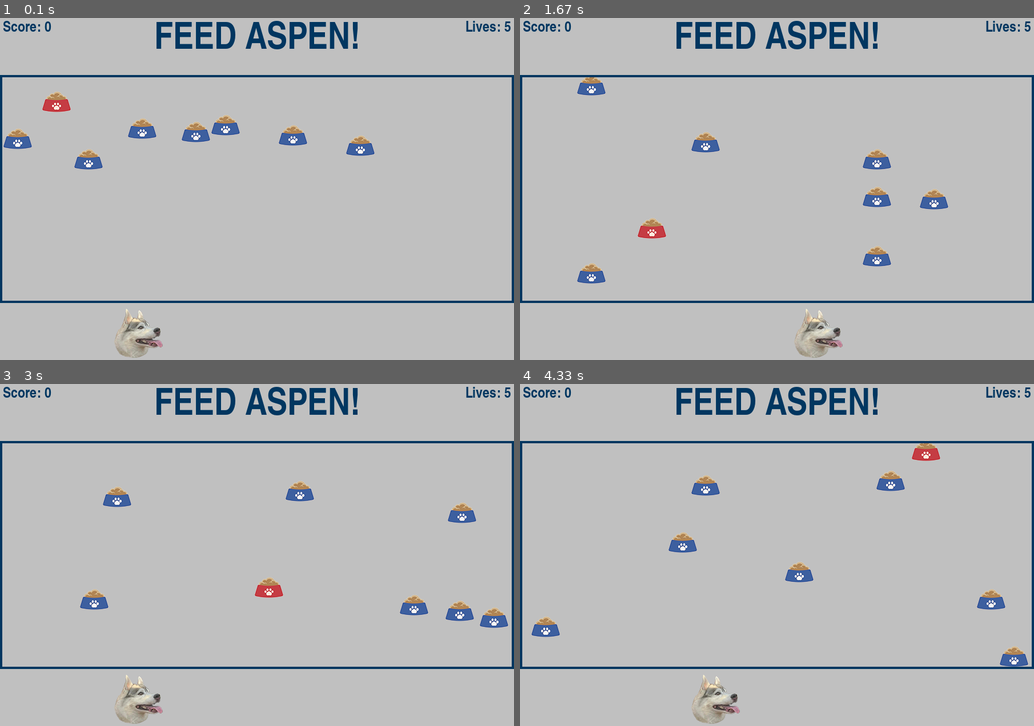
Above: before the commit, frames 1-4 (two rows, left to right).
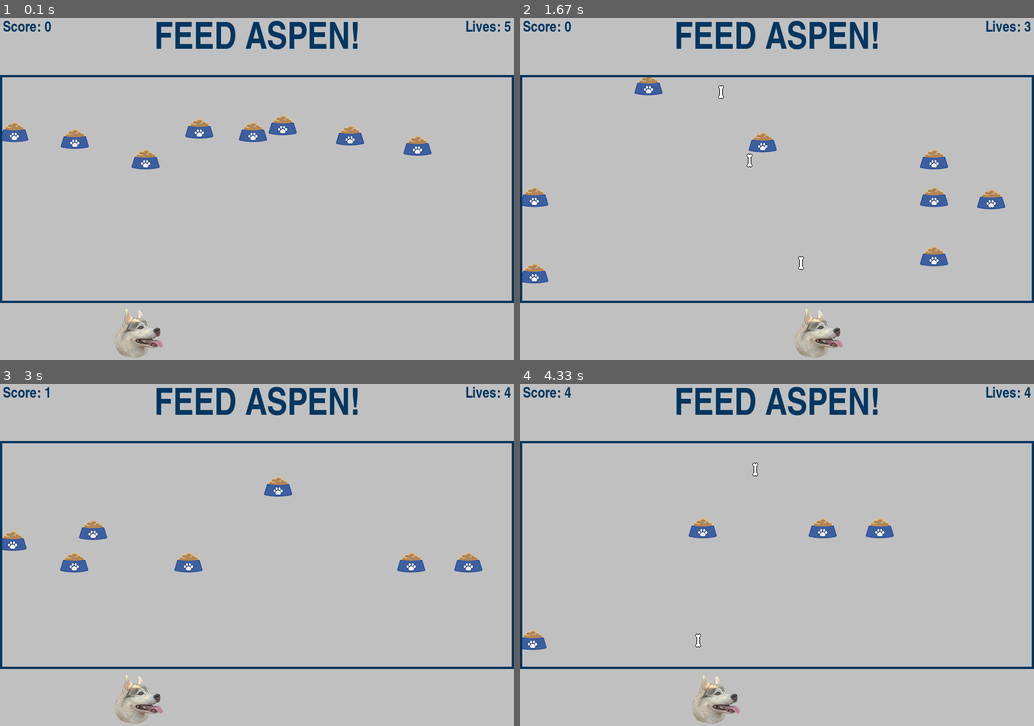
Above: after the commit, the same moments.

Repository: flatplanet/PyGame-Youtube-Tutorial
Game: pygame game, started from aspen_shoot.py
Same seed, same stepped clock (60 frames per second), same inputs: the game is played once before the commit and once after it.
Inputs:
- Up to frame 1 (0.1 s): no input
- Up to frame 2 (1.67 s): tap Space at 0.33, 0.73, 1.03, 1.23, 1.53 s; hold Right 0.67-1.13 s; hold Right 1.17-1.63 s
- Up to frame 3 (3 s): hold Left 1.67-2.2 s; tap Space at 1.73, 2.03, 2.3, 2.6 s; hold Left 2.23-2.63 s; tap Enter at 2.67 s
- Up to frame 4 (4.33 s): hold Right 3-3.63 s; tap Space at 3.07, 3.37, 3.73, 4.03, 4.23 s; hold Left 3.67-4.13 s; hold Right from 4.17 s (still down)

The runs differ from the first frame. In frame 1, 3.3% of the frame differs, in the area x 0-84%, y 21-45%; in frame 2, 3.6%, in the area x 0-100%, y 1-78%; in frame 3, 3.6%; in frame 4, 2.9%.

Commit message:
feed aspen shooter pt2

Diff:
--- a/aspen_shoot.py
+++ b/aspen_shoot.py
@@ -15,7 +15,8 @@
 
 # Define a Game Class
 class Game():
-	def __init__(self, aspen_group, food_group):
+	def __init__(self, aspen_group, food_group, bone_group):
+		self.bone_group = bone_group
 		self.aspen_group = aspen_group
 		self.food_group = food_group
 		self.score = 0
@@ -30,8 +31,8 @@
 
 		# Add food to our food group
 		# Food Type: 0=blue, 1=red
-		self.food_group.add(Food((random.randint(0,800)),(random.randint(100,200)), self.red_food, 1))
-		for i in range(7):
+		#self.food_group.add(Food((random.randint(0,800)),(random.randint(100,200)), self.red_food, 1))
+		for i in range(8):
 			self.food_group.add(Food(i*100,200, self.blue_food, 0))
 
 		# Define our sounds
@@ -85,7 +86,7 @@
 		screen.blit(score_text, score_rect)
 		screen.blit(lives_text, lives_rect)
 
-		if self.score == 7:
+		if self.score == 8:
 			# Add Game over Text
 			screen.blit(win_text, win_rect)
 			screen.blit(restart_text, restart_rect)
@@ -110,8 +111,8 @@
 			self.score = 0
 			self.lives = 5
 			# Add new food to the screen
-			self.food_group.add(Food((random.randint(0,800)),(random.randint(100,200)), self.red_food, 1))
-			for i in range(7):
+			#self.food_group.add(Food((random.randint(0,800)),(random.randint(100,200)), self.red_food, 1))
+			for i in range(8):
 				self.food_group.add(Food(i*100,200, self.blue_food, 0))
 
 	def pause_game(self):
@@ -136,6 +137,13 @@
 
 
 	def check_collisions(self):
+		if pygame.sprite.groupcollide(self.bone_group, self.food_group, True, True):
+			# Increase the score
+			self.score += 1
+			# Play the score sound
+			self.score_sound.play()
+
+		'''
 		caught_food = pygame.sprite.spritecollideany(self.aspen_group, self.food_group)
 		if caught_food:
 			# Check type of food, red/blue
@@ -170,7 +178,7 @@
 					else:
 						self.aspen_group.reset()
 						self.game_over_sound.play()
-
+		'''
 
 # Define an Aspen Class
 class Aspen(pygame.sprite.Sprite):
@@ -191,9 +199,11 @@
 
 	# Fire the bones
 	def fire(self):
+		# Restrict number of shots fired
+		#if len(self.bone_group) < 2:
+
 		# Fire the bone
-		if len(self.bone_group) < 2:
-			AspenBone(self.rect.centerx, self.rect.top, self.bone_group)
+		AspenBone(self.rect.centerx, self.rect.top, self.bone_group)
 
 	def update(self):
 		self.move()
@@ -238,6 +248,13 @@
 	def update(self):
 		# Move the bone after shooting
 		self.rect.y -= self.velocity
+		# Delete the bone when it reaches the top of the blue box
+		if self.rect.top < 100:
+			self.kill()
+			# Lose a life
+			our_game.lives -= 1
+			# Die sound
+			our_game.die_sound.play()
 
 
 # Define an Food Class
@@ -291,7 +308,7 @@
 aspen_group.add(aspen)
 
 # Create Game Object
-our_game = Game(aspen, food_group)
+our_game = Game(aspen, food_group, bone_group)
 
 
 while running:
@@ -301,9 +318,10 @@
 		if event.type == pygame.QUIT:
 			running = False
 		# Fire the bone with space bar
-		if event.type == pygame.KEYDOWN:
-			if event.key == pygame.K_SPACE:
-				aspen.fire()
+		if our_game.lives > 0:
+			if event.type == pygame.KEYDOWN:
+				if event.key == pygame.K_SPACE:
+					aspen.fire()
 
 	# Pick the screen color
 	screen.fill("silver")
